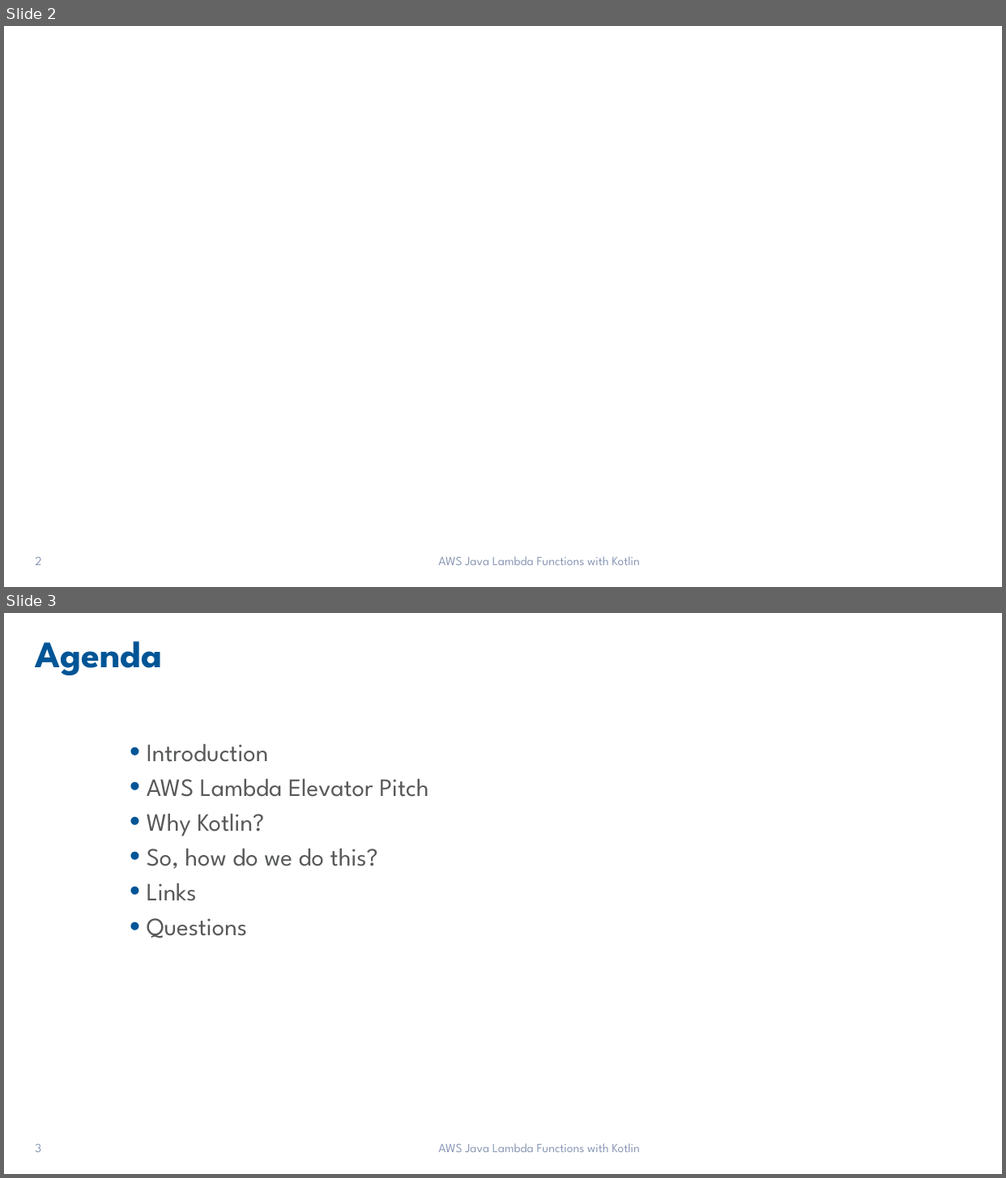
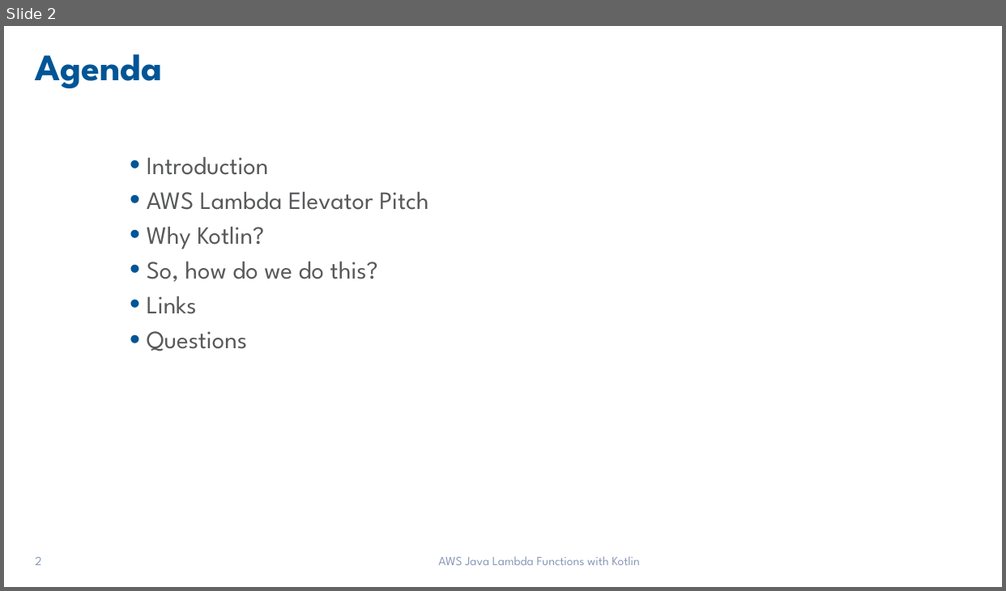
Before and after one commit to jkwuc89/Presentations, a slide deck: AWS Java Lambda Functions with Kotlin.pptx. Shown one above the other, each under a label of ours: slides 2 and 3 before the commit, slide 2 after it. The pictures are 1006x1178 and 1006x591 pixels, drawn with LibreOffice and Linux fonts; fonts in the diff are those of the drawing; background and template pictures are left out. Boxes give left, top, right and bottom in pixels: in the first picture for what was removed or moved away, otherwise in the second. Text is boxed around its words. In the diff, an @@ line names an element or a change of style, - is before the commit and + after.

Commit message:
Final version of Dogs and Cats for DogFoodCon, AWS Java Lambda Functions with Kotlin theme update and Ohio DevFest version

```diff
--- a/AWS Java Lambda Functions with Kotlin.pptx
+++ b/AWS Java Lambda Functions with Kotlin.pptx
@@ slide 2 removed at [4, 26, 1002, 587], background picture (left out) @@
@@ page number removed at [35, 557, 41, 565] @@
-2
@@ text removed at [438, 557, 639, 565] @@
-AWS Java Lambda Functions with Kotlin
@@ what was slide 3 is now slide 2 @@
@@ page number at [35, 557, 41, 565]: text changed @@
-3
+2
```
Also in this commit, not shown: 3 slides changed, 2 other files.
